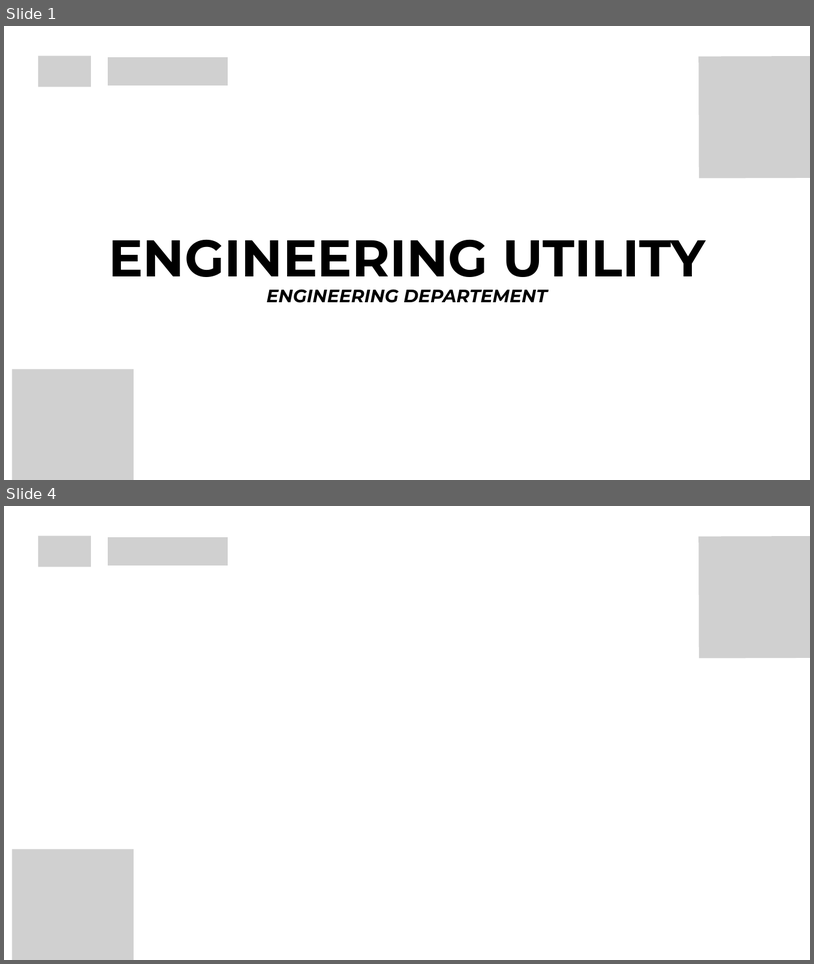
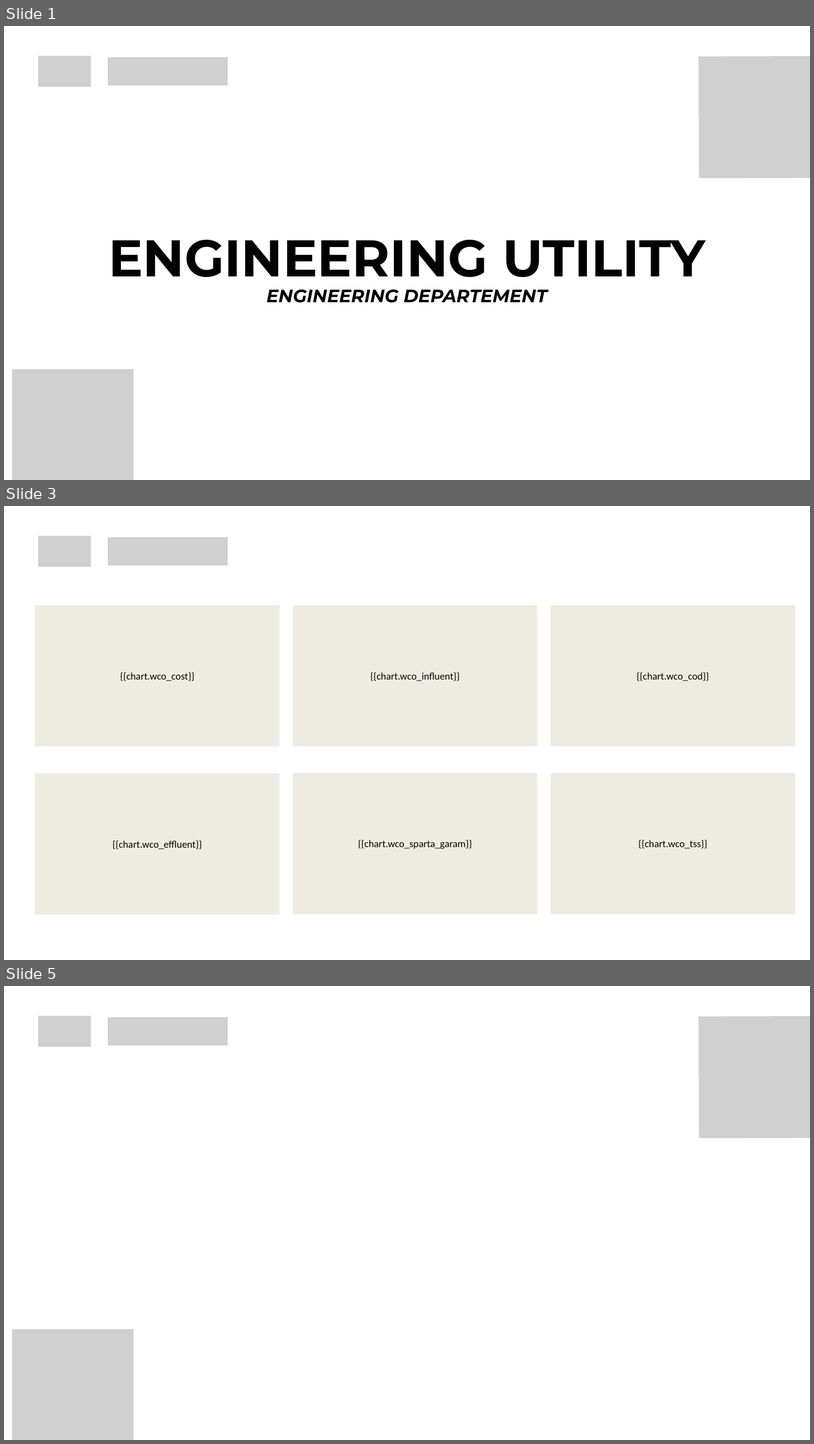
Before and after one commit to Praja04/Engineering, a slide deck: public/assets/templates/pptx/template_eut.pptx. Shown one above the other, each under a label of ours: slides 1 and 4 before the commit, slides 1, 3 and 5 after it; the slides between them are not shown. The pictures are 814x964 and 814x1444 pixels, drawn with LibreOffice and Linux fonts; fonts in the diff are those of the drawing; grey boxes stand for pictures. Boxes give left, top, right and bottom in pixels: in the first picture for what was removed or moved away, otherwise in the second. Text is boxed around its words. In the diff, an @@ line names an element or a change of style, - is before the commit and + after.

```diff
--- a/public/assets/templates/pptx/template_eut.pptx
+++ b/public/assets/templates/pptx/template_eut.pptx
@@ slide 3 added at (4, 506, 810, 960), background #FFFFFF @@
@@ picture added at (38, 536, 91, 567) @@
@@ picture added at (108, 537, 228, 565) @@
@@ rectangle added at (35, 605, 280, 747), fill #EEECE1, 18 pt, text #000000 @@
+{{chart.wco_cost}}
@@ rectangle added at (293, 605, 538, 747), fill #EEECE1, 18 pt, text #000000 @@
+{{chart.wco_influent}}
@@ rectangle added at (551, 605, 795, 747), fill #EEECE1, 18 pt, text #000000 @@
+{{chart.wco_cod}}
@@ rectangle added at (35, 773, 280, 914), fill #EEECE1, 18 pt, text #000000 @@
+{{chart.wco_effluent}}
@@ rectangle added at (293, 773, 538, 914), fill #EEECE1, 18 pt, text #000000 @@
+{{chart.wco_sparta_garam}}
@@ rectangle added at (551, 773, 795, 914), fill #EEECE1, 18 pt, text #000000 @@
+{{chart.wco_tss}}
@@ what was slide 4 is now slide 5 @@
```
Also in this commit, not shown: 1 slide changed, 1 other slide added, 1 slide removed.
